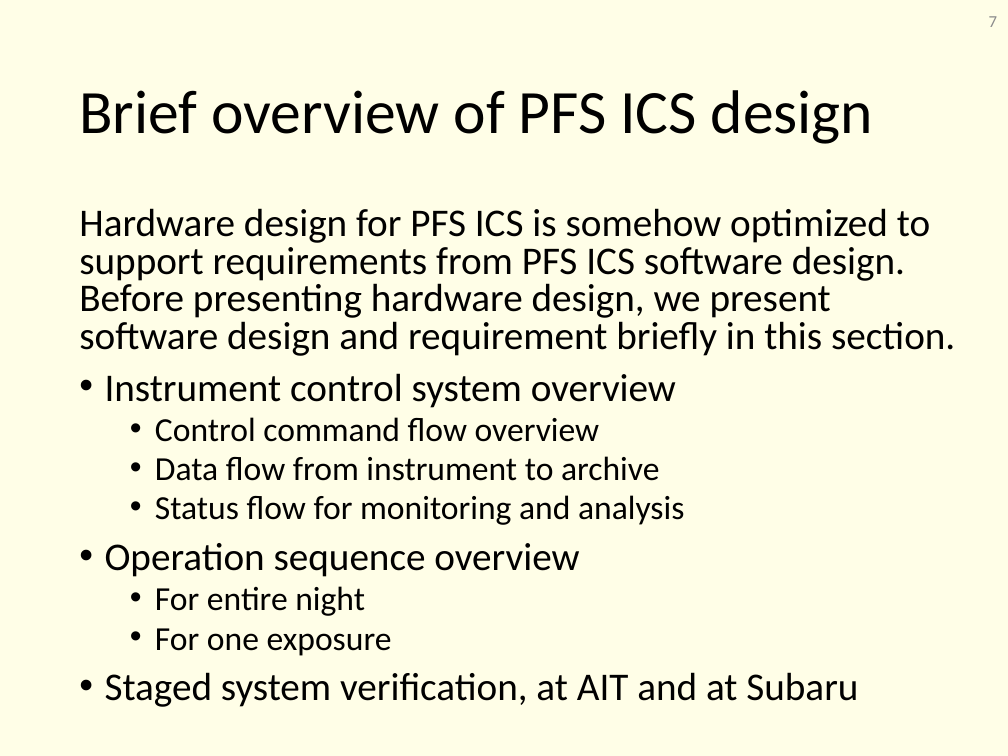
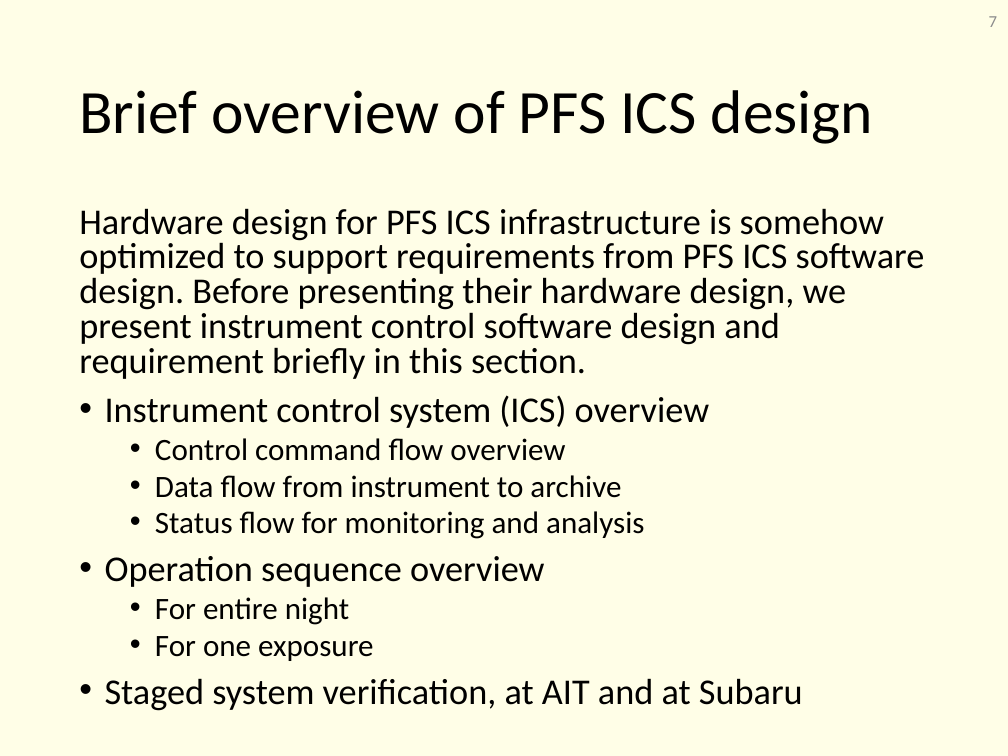
Before and after one commit to Subaru-PFS/ics_doc, a slide deck: slide 7 of SSN-00029.pptx. Drawn at 1008x756 pixels with LibreOffice and Linux fonts; fonts in the diff are those of the drawing. Boxes give left, top, right and bottom in pixels: in the first picture for what was removed or moved away, otherwise in the second. Text is boxed around its words. In the diff, an @@ line names an element or a change of style, - is before the commit and + after.

```diff
--- a/SSN-00029.pptx
+++ b/SSN-00029.pptx
@@ text at (79, 208, 925, 428): text changed; size 28 to 25.9 pt @@
-Hardware design for PFS ICS is somehow optimized to support requirements from PFS ICS software design. Before presenting hardware design, we present software design and requirement briefly in this section.
-• Instrument control system overview
+Hardware design for PFS ICS infrastructure is somehow optimized to support requirements from PFS ICS software design. Before presenting their hardware design, we present instrument control software design and requirement briefly in this section.
+• Instrument control system (ICS) overview
@@ text at (105, 438, 803, 711): size 24 to 22.2 pt in "Control command flow overview", "Data flow from instrument to archive", "Status flow for monitoring and analysis", "For entire night" and 1 more places; size 28 to 25.9 pt in "Operation sequence overview", "Staged system verification, at AIT and at ..." @@
```
Also in this commit, not shown: 10 other slides changed.
